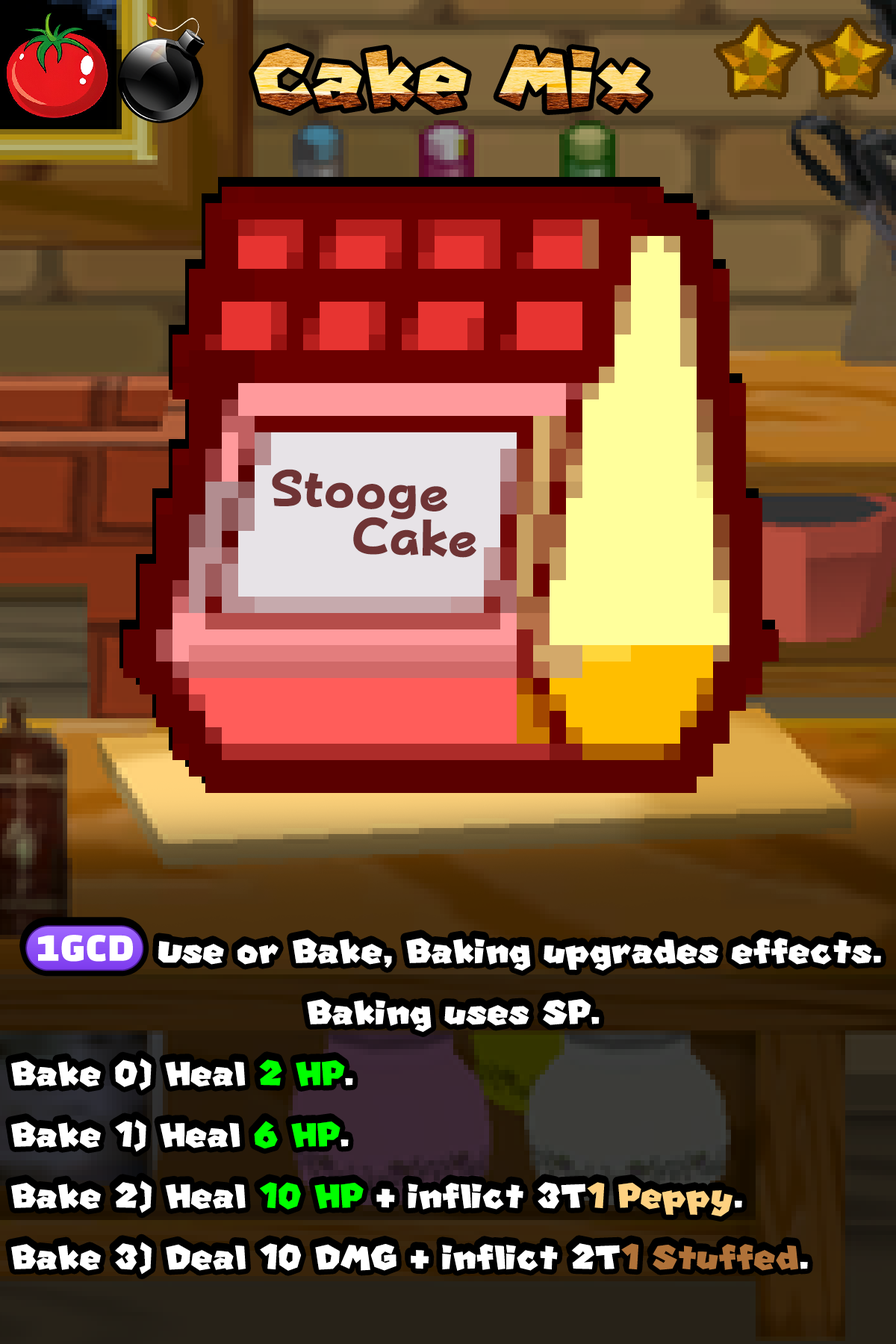
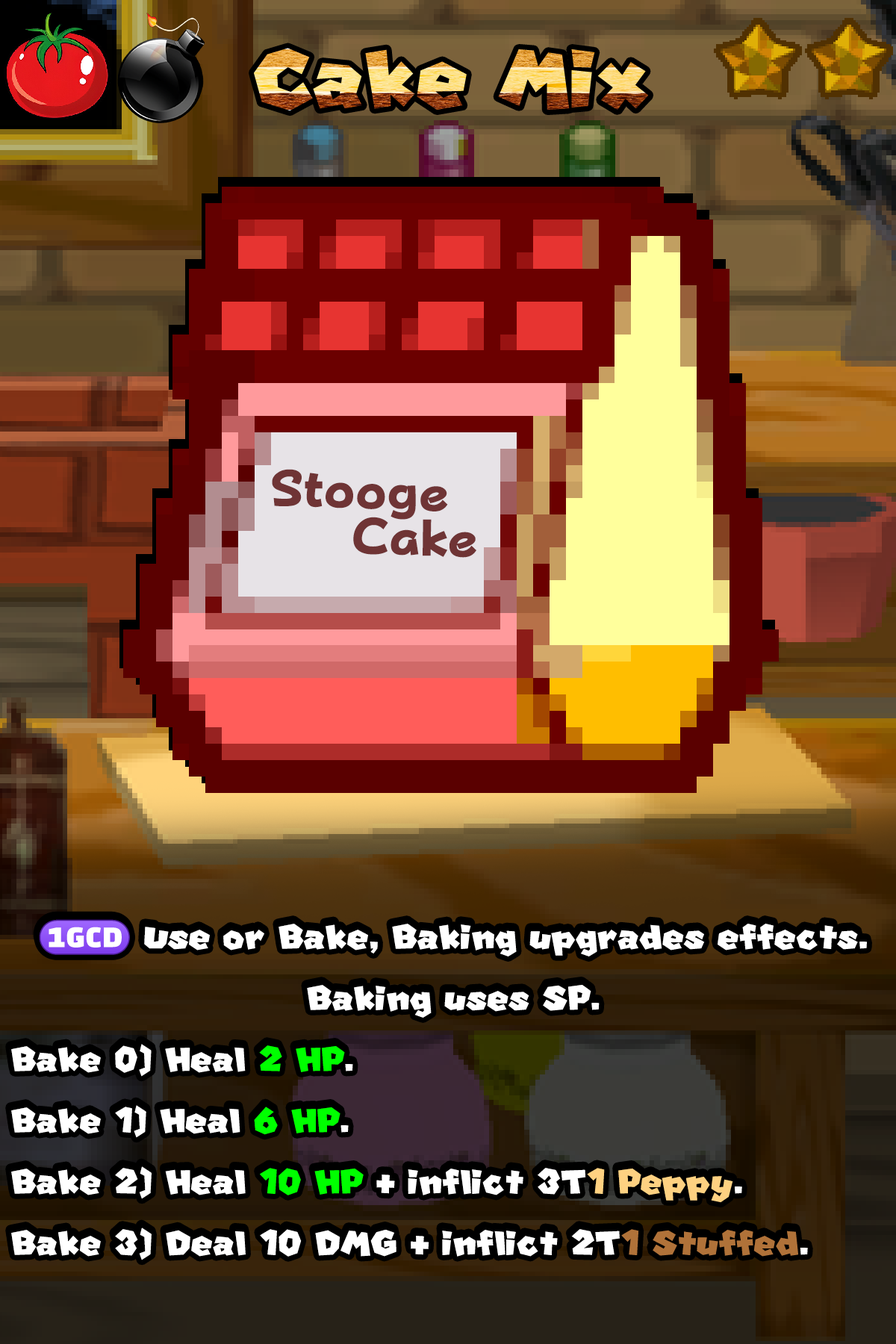
The second 896×1344 image is a revision of the first. Changes to its layers:
painted on "Ability" over 11, 918, 881, 1275
